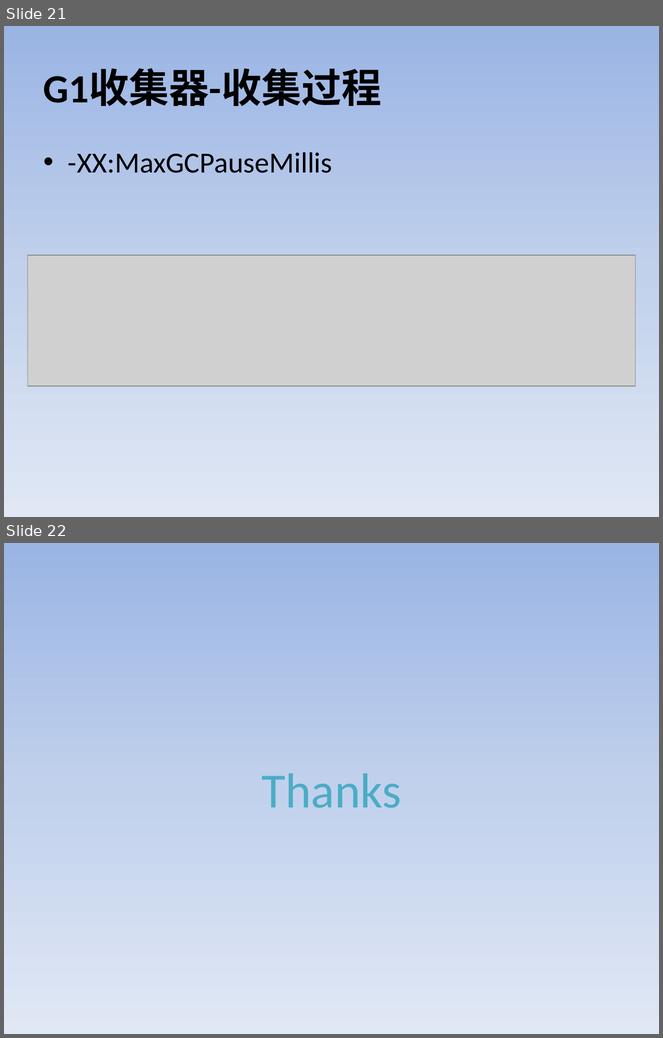
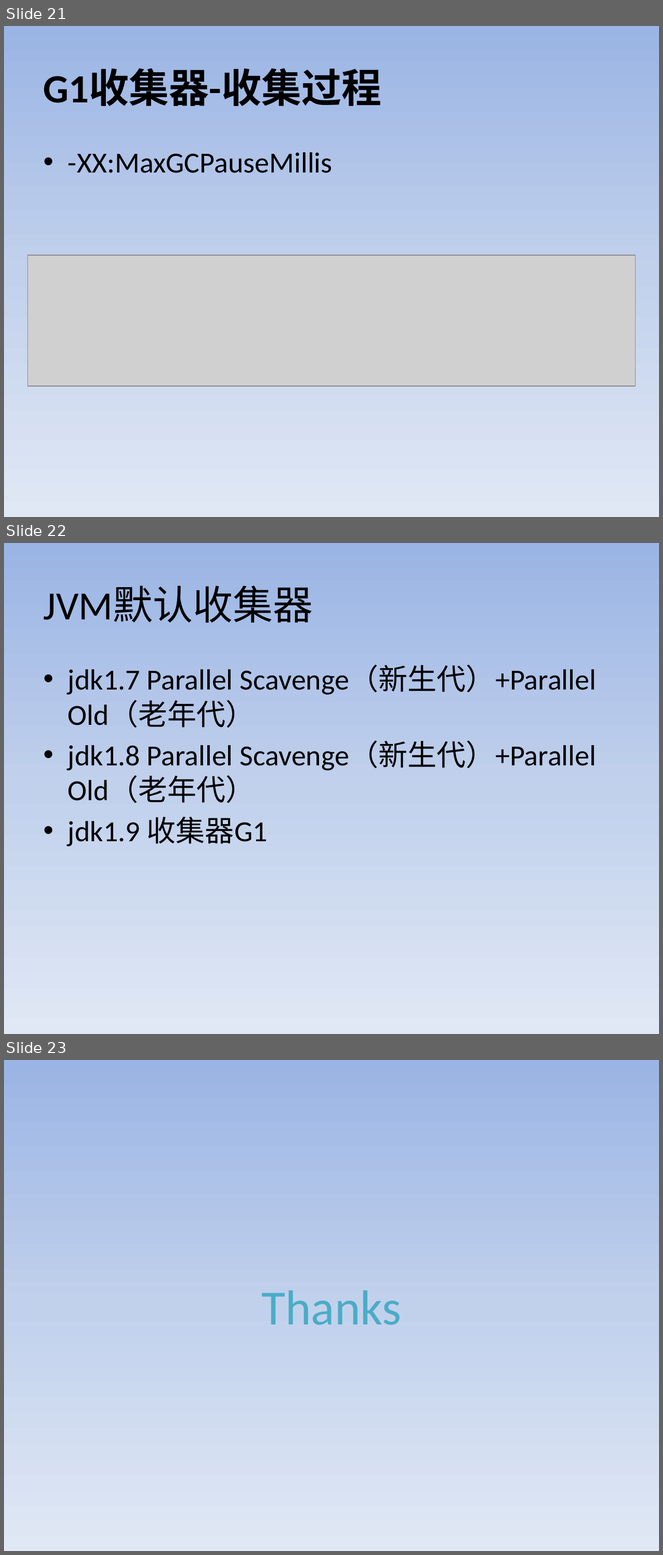
Before and after one commit to Aissue/myLearn, a slide deck: aboutGC/src/files/GC.pptx. Shown one above the other, each under a label of ours: slides 21 and 22 before the commit, slides 21, 22 and 23 after it. The pictures are 663x1038 and 663x1555 pixels, drawn with LibreOffice and Linux fonts; fonts in the diff are those of the drawing; grey boxes stand for pictures. Boxes give left, top, right and bottom in pixels: in the first picture for what was removed or moved away, otherwise in the second. Text is boxed around its words. In the diff, an @@ line names an element or a change of style, - is before the commit and + after.

```diff
--- a/aboutGC/src/files/GC.pptx
+++ b/aboutGC/src/files/GC.pptx
@@ slide 22 added at (x1=4, y1=543, x2=659, y2=1034), background gradient #9AB5E4 to #C2D1ED to #E1E8F5 @@
@@ title added at (x1=44, y1=586, x2=313, y2=623), 44 pt, text #000000 @@
+JVM默认收集器
@@ text added at (x1=68, y1=665, x2=596, y2=847), 32 pt, text #000000 @@
+• jdk1.7 Parallel Scavenge（新生代）+Parallel Old（老年代）
+• jdk1.8 Parallel Scavenge（新生代）+Parallel Old（老年代）
+• jdk1.9 收集器G1
@@ what was slide 22 is now slide 23 @@
```
Also in this commit, not shown: 1 slide changed.
